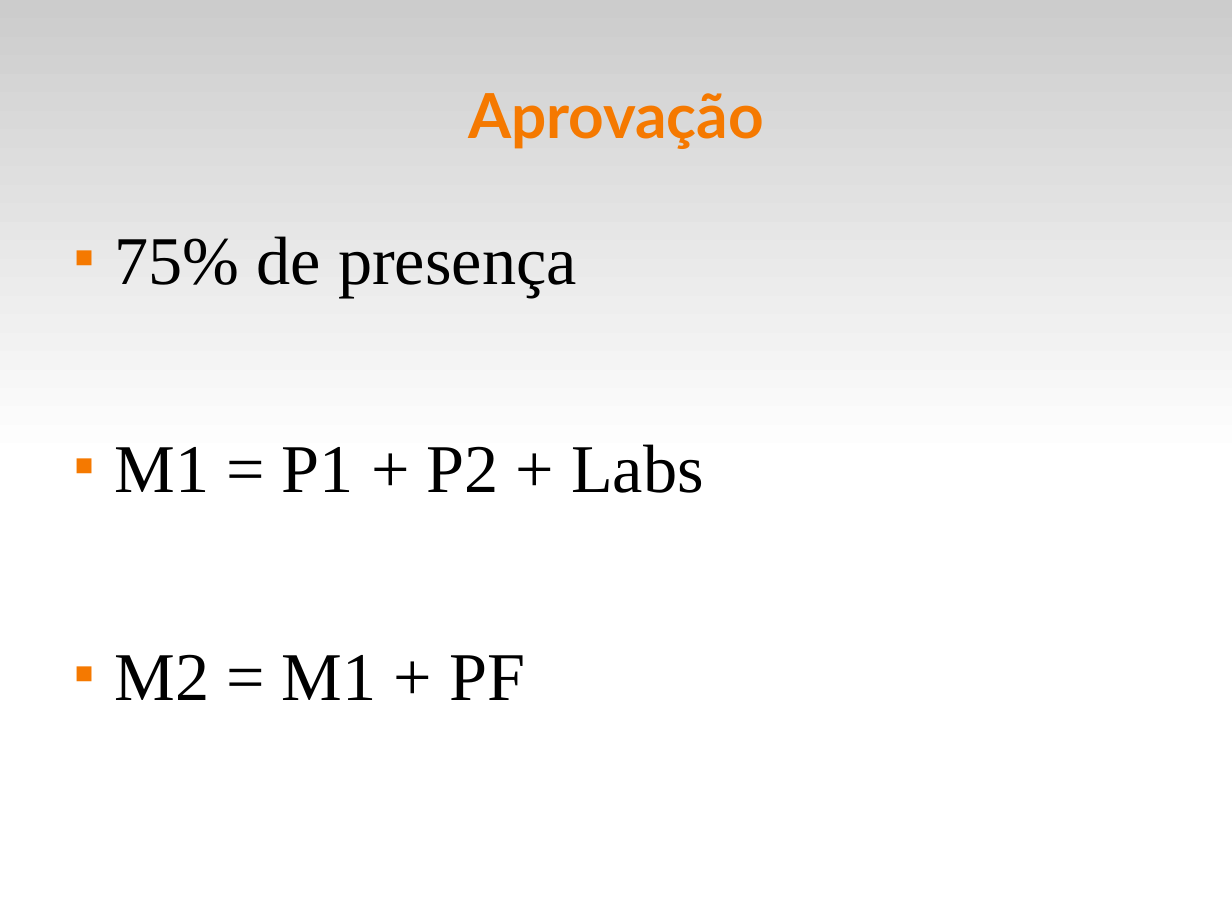
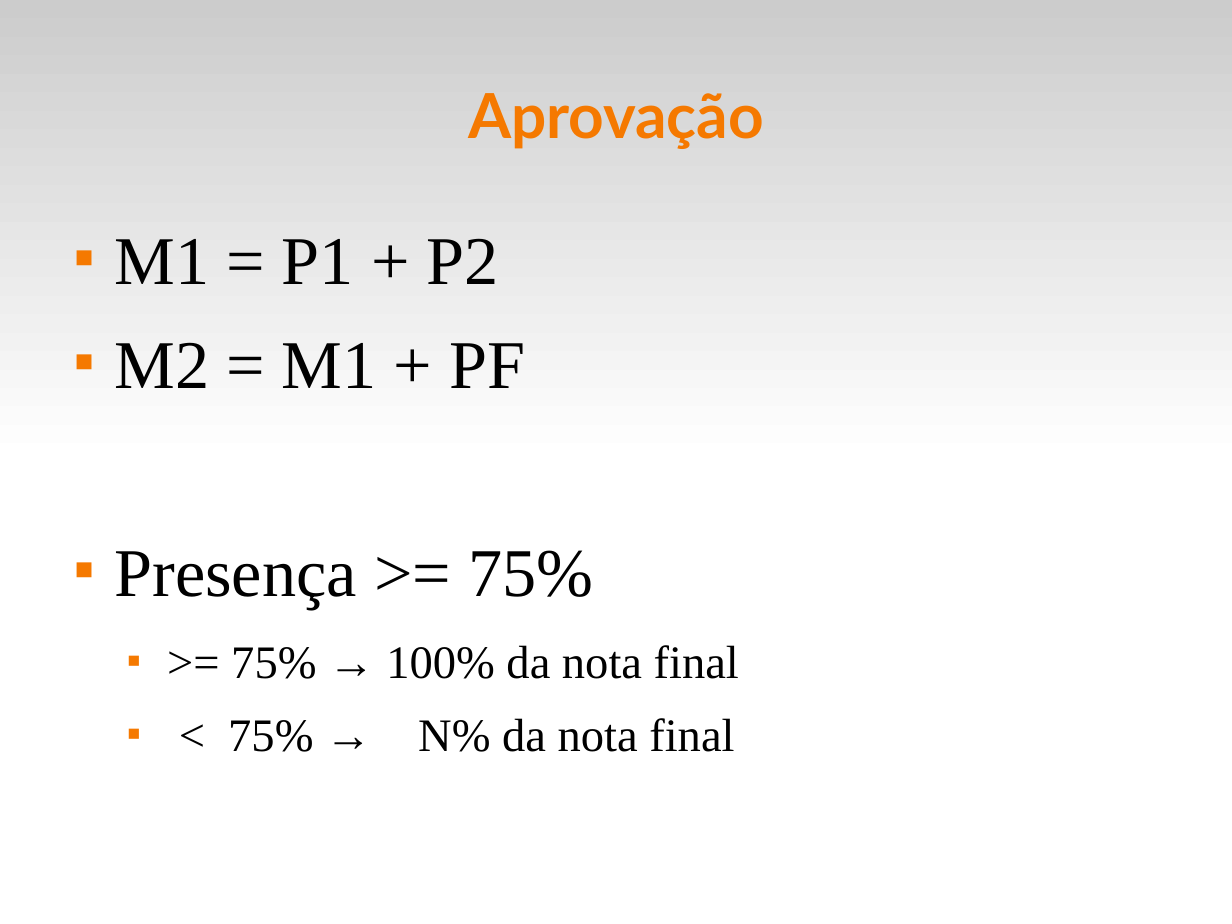
Before and after one commit to fsantanna-uerj/IPD, a slide deck: slide 5 of slides/ipd-00.odp (slide 8 before the commit). Drawn at 1232x924 pixels with LibreOffice and Linux fonts; fonts in the diff are those of the drawing. Boxes give left, top, right and bottom in pixels: in the first picture for what was removed or moved away, otherwise in the second. Text is boxed around its words. In the diff, an @@ line names an element or a change of style, - is before the commit and + after.

```diff
--- a/slides/ipd-00.odp
+++ b/slides/ipd-00.odp
@@ text at box(114, 238, 499, 284): text changed @@
-■ 75% de presença
-■ M1 = P1 + P2 + Labs
+■ M1 = P1 + P2
@@ text at box(114, 550, 739, 752): paragraphs added @@
+■ Presença >= 75%
+  ■ >= 75% → 100% da nota final
+  ■ < 75% → N% da nota final
```
Also in this commit, not shown: 3 other slides changed, 1 slide added, 6 slides removed, 7 other files.
